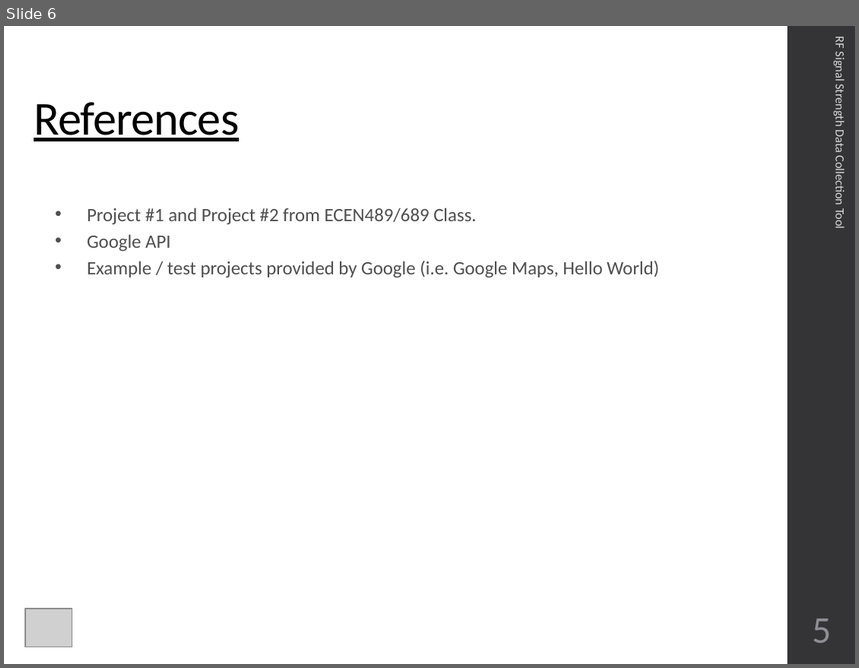
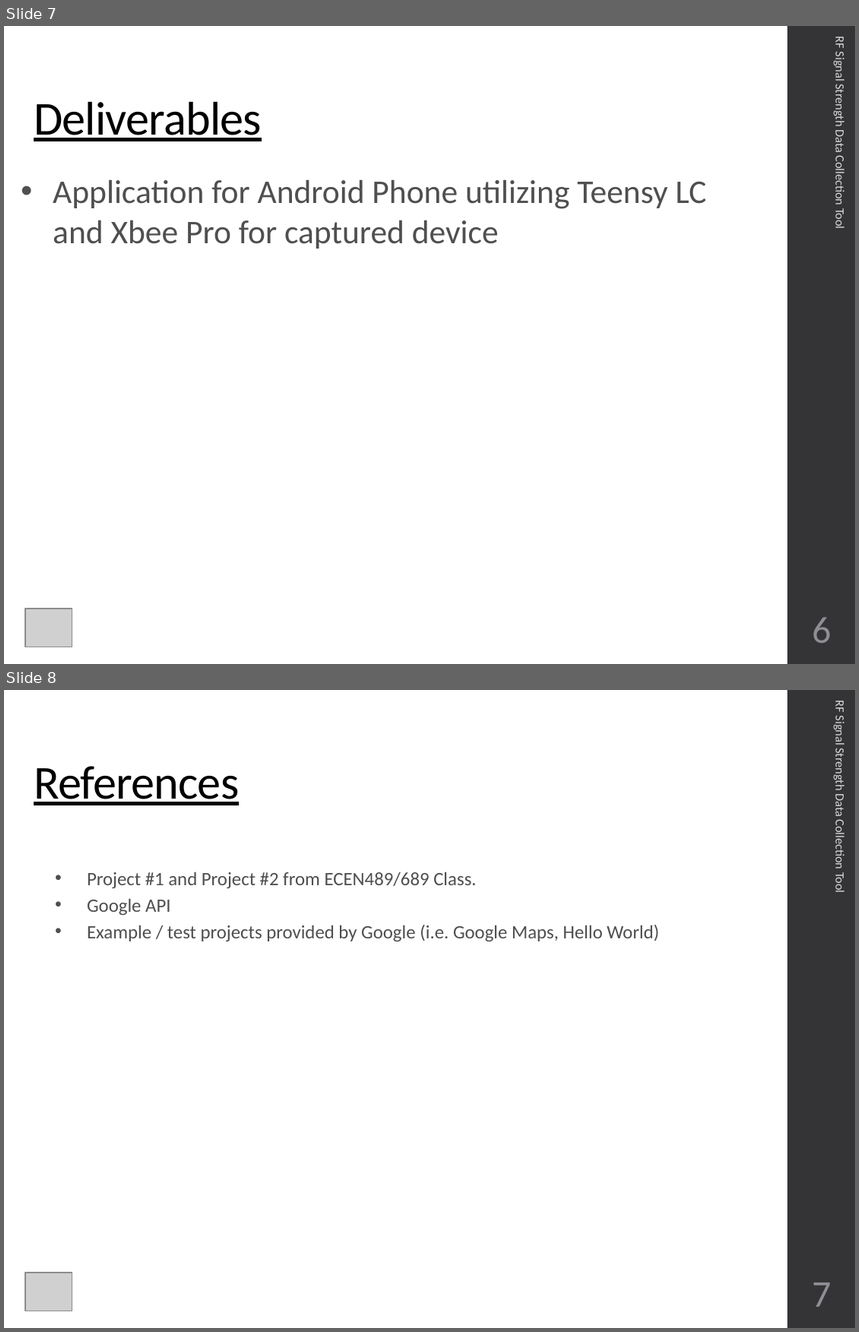
Before and after one commit to CourseReps/ECEN489-Spring2016, a slide deck: Students/johnlusher/Project_3/ECEN689_Project_3_John_Lusher.pptx. Shown one above the other, each under a label of ours: slide 6 before the commit, slides 7 and 8 after it. The pictures are 859x668 and 859x1332 pixels, drawn with LibreOffice and Linux fonts; fonts in the diff are those of the drawing; grey boxes stand for pictures. Boxes give left, top, right and bottom in pixels: in the first picture for what was removed or moved away, otherwise in the second. Text is boxed around its words. In the diff, an @@ line names an element or a change of style, - is before the commit and + after.

```diff
--- a/Students/johnlusher/Project_3/ECEN689_Project_3_John_Lusher.pptx
+++ b/Students/johnlusher/Project_3/ECEN689_Project_3_John_Lusher.pptx
@@ slide 7 added at box(4, 26, 855, 664), background #FFFFFF; not listed: 1 template element that a slide beside it also shows @@
@@ text added at box(832, 37, 848, 228), 10.5 pt, text #D9D9DB @@
+RF Signal Strength Data Collection Tool
@@ title added at box(34, 101, 262, 142), 40 pt, text #000000, underline @@
+Deliverables
@@ text added at box(53, 180, 707, 249), 28 pt, text #4F4F4F @@
+• Application for Android Phone utilizing Teensy LC and Xbee Pro for captured device
@@ picture added at box(25, 609, 72, 648) @@
@@ page number added at box(812, 617, 831, 643), 32 pt, text #8E8E94 @@
+6
@@ what was slide 6 is now slide 8 @@
@@ page number at box(812, 1283, 831, 1307): text changed @@
-5
+7
```
Also in this commit, not shown: 1 other slide added.
